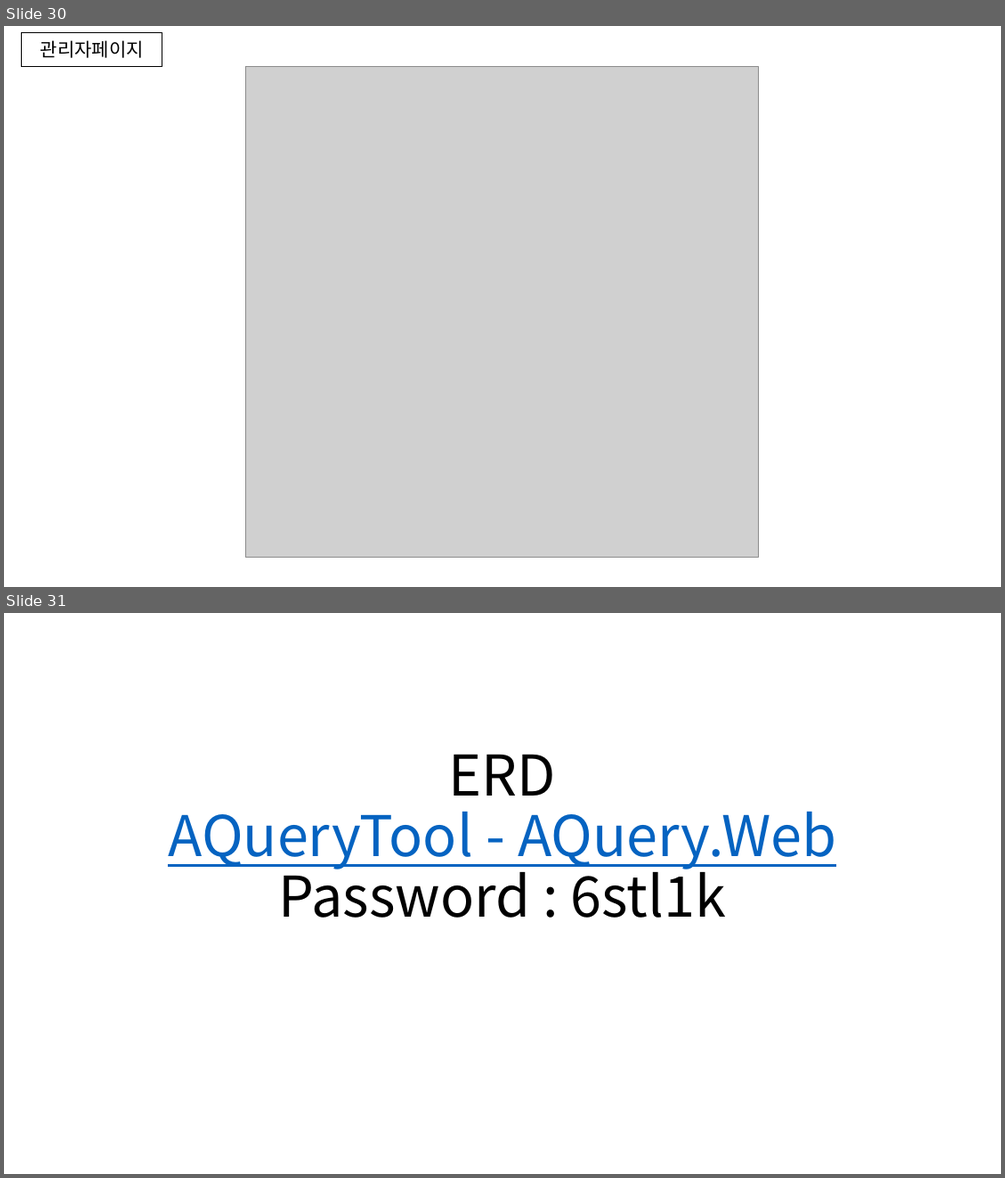
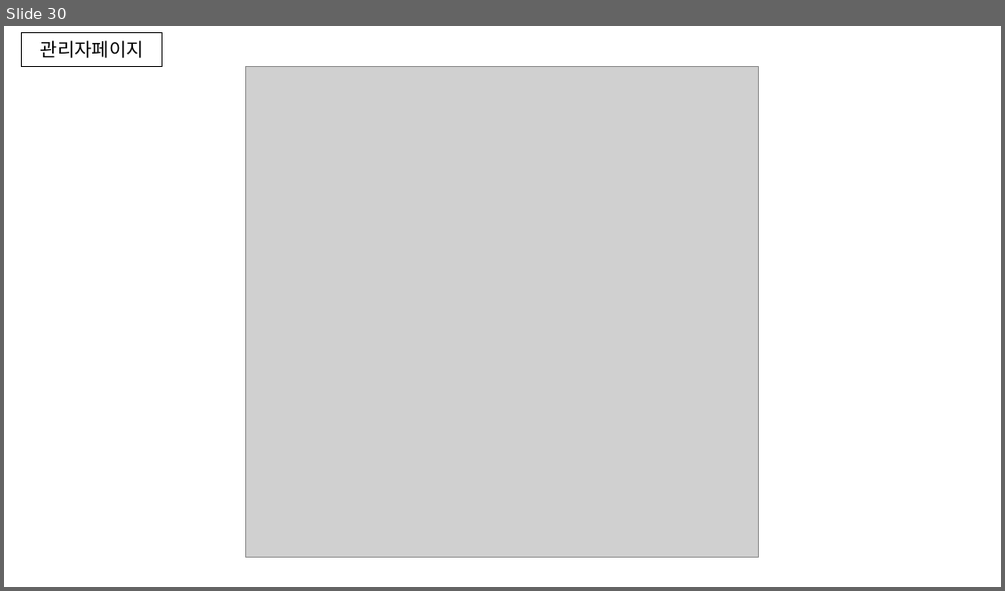
Before and after one commit to HyunJun-K/LTNS_Spring, a slide deck: DOC/Spring_스토리보드.pptx. Shown one above the other, each under a label of ours: slides 30 and 31 before the commit, slide 30 after it. The pictures are 1005x1178 and 1005x591 pixels, drawn with LibreOffice and Linux fonts; fonts in the diff are those of the drawing; grey boxes stand for pictures. Boxes give left, top, right and bottom in pixels: in the first picture for what was removed or moved away, otherwise in the second. Text is boxed around its words. In the diff, an @@ line names an element or a change of style, - is before the commit and + after.

Commit message:
ppt

```diff
--- a/DOC/Spring_스토리보드.pptx
+++ b/DOC/Spring_스토리보드.pptx
@@ slide 31 removed at bbox=[4, 613, 1001, 1174], background #FFFFFF @@
@@ title removed at bbox=[168, 754, 836, 917] @@
-ERD
-AQueryTool - AQuery.Web
-Password : 6stl1k
```
Also in this commit, not shown: 3 slides changed, 1 slide added, 2 other files.
